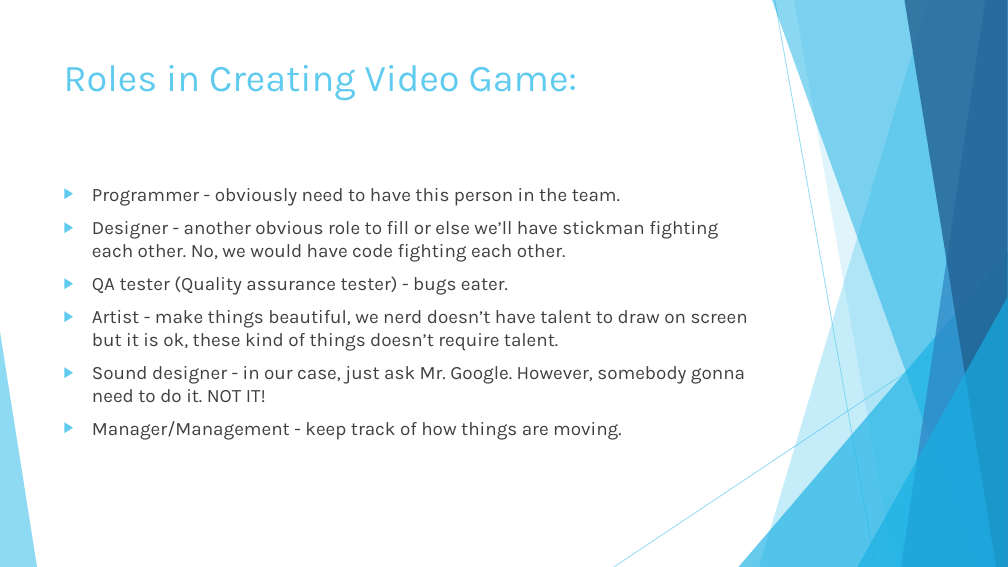
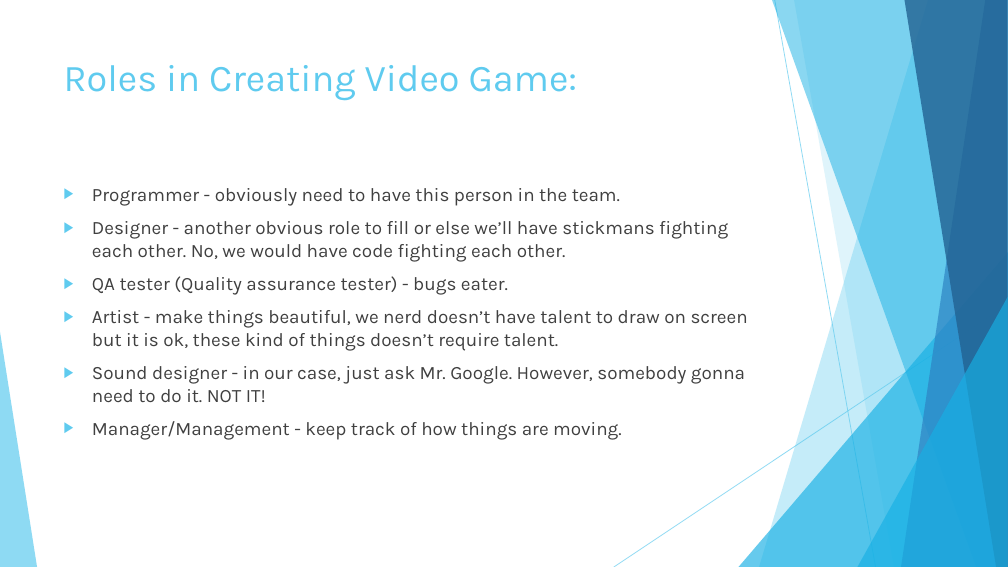
Before and after one commit to ComputerScience-Gang/Game-Project-Room-1-2018-2019, a slide deck: slide 2 of Lessons/Project Management v1.pptx. Drawn at 1008x567 pixels with LibreOffice and Linux fonts; fonts in the diff are those of the drawing. Boxes give left, top, right and bottom in pixels: in the first picture for what was removed or moved away, otherwise in the second. Text is boxed around its words. In the diff, an @@ line names an element or a change of style, - is before the commit and + after.

```diff
--- a/Lessons/Project Management v1.pptx
+++ b/Lessons/Project Management v1.pptx
@@ text at <box>92,221,728,262</box>: text changed @@
-▶ Designer - another obvious role to fill or else we’ll have stickman fighting each other. No, we would have code fighting each other.
+▶ Designer - another obvious role to fill or else we’ll have stickmans fighting each other. No, we would have code fighting each other.
```
Also in this commit, not shown: 1 other slide changed, 1 slide added, 7 other files.
